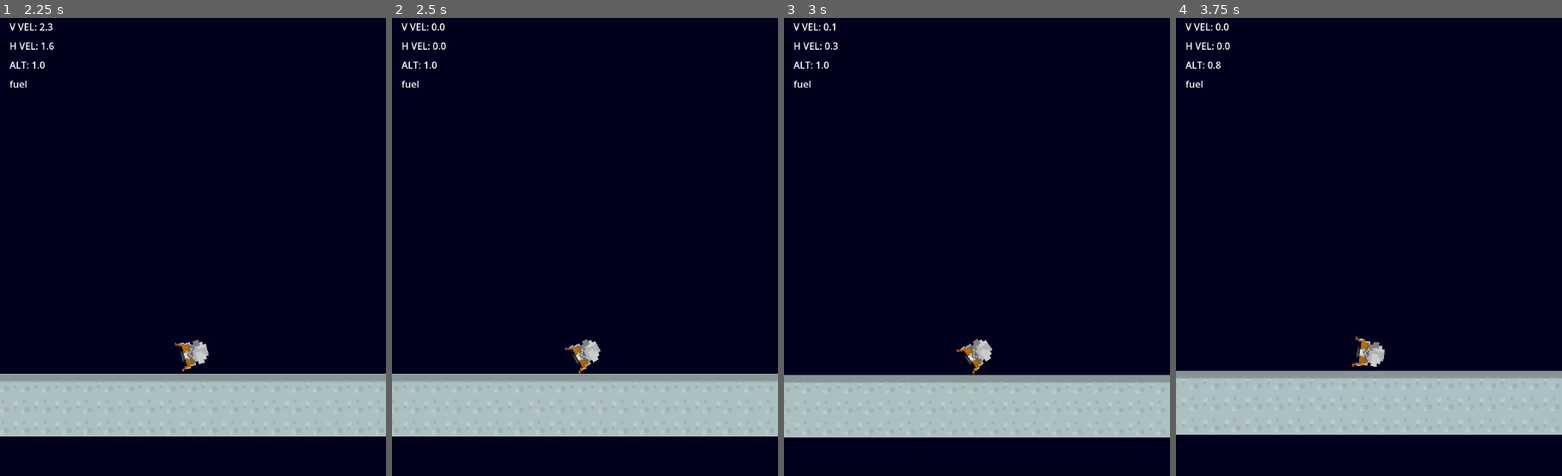
Above: before the commit, frames 1-4 (left to right).
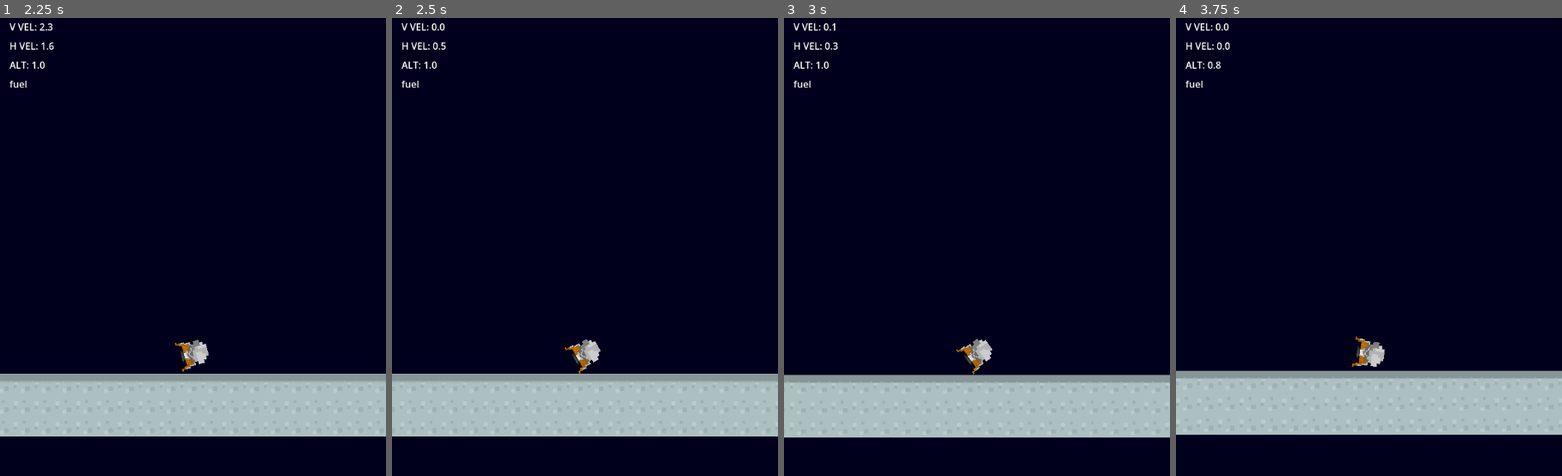
Above: after the commit, the same moments.

Repository: jakemeinershagen/lander
Game: Godot game, scene res://scenes/world.tscn
Two runs of this game, one before a commit and one after it. Both use one fixed random seed, a clock stepped at 60 frames per second and the inputs below.
Inputs (mouse positions are in pixels of both pictures, inside the frame that each line leads up to):
- Up to frame 1 (2.25 s): move the mouse to (277, 320) at 0.52 s; hold Space (burn) 0.53-1.28 s; hold Right (roll_right) 0.53-2.03 s; move the mouse to (115, 388) at 1.27 s; tap Mouse wheel up (zoom_in) at 1.35 s; move the mouse to (231, 201) at 2.02 s; hold A (roll_left) from 2.03 s (still down); tap Mouse wheel down (zoom_out) at 2.1 s
- Up to frame 2 (2.5 s): keep holding A (roll_left)
- Up to frame 3 (3 s): move the mouse to (outside the picture) at 2.77 s; release A (roll_left) at 2.78 s; hold Right (roll_right) from 2.78 s (still down); tap Space (burn) at 2.85 s
- Up to frame 4 (3.75 s): keep holding Right (roll_right); move the mouse to (1484, 457) at 3.52 s; tap Mouse wheel up (zoom_in) at 3.6 s

Frame 1 is identical in both runs. In frame 2, 0.2% of the frame differs, in the area x 0-98%, y 5-91%; in frame 3, 0.2%; in frame 4, 0.2%, in the area x 0-98%, y 78-91%.

Commit message:
start on land and crash

Diff:
--- a/project.godot
+++ b/project.godot
@@ -60,6 +60,7 @@
 [layer_names]
 
 2d_physics/layer_1="TileMap"
+2d_physics/layer_2="Player"
 
 [physics]
 
--- a/scenes/player.tscn
+++ b/scenes/player.tscn
@@ -1,11 +1,20 @@
-[gd_scene load_steps=4 format=3 uid="uid://djws51ielo1ar"]
+[gd_scene load_steps=6 format=3 uid="uid://djws51ielo1ar"]
 
 [ext_resource type="Script" path="res://scripts/player.gd" id="1_w5whq"]
 [ext_resource type="Texture2D" uid="uid://h01asul4ghhi" path="res://assets/Lunar Lander Only.png" id="2_gn1ro"]
 
 [sub_resource type="RectangleShape2D" id="RectangleShape2D_a5atk"]
 
+[sub_resource type="CapsuleShape2D" id="CapsuleShape2D_x0l7i"]
+radius = 4.0
+height = 100.0
+
+[sub_resource type="CapsuleShape2D" id="CapsuleShape2D_5aypx"]
+radius = 4.0
+height = 98.0
+
 [node name="Ship" type="CharacterBody2D"]
+collision_layer = 2
 script = ExtResource("1_w5whq")
 
 [node name="Sprite2D" type="Sprite2D" parent="."]
@@ -18,3 +27,35 @@
 
 [node name="Camera2D" type="Camera2D" parent="."]
 zoom = Vector2(0.5, 0.5)
+
+[node name="SuccessHitbox" type="Area2D" parent="."]
+collision_layer = 2
+
+[node name="CollisionShape2D" type="CollisionShape2D" parent="SuccessHitbox"]
+position = Vector2(0, 50)
+rotation = -1.57079
+shape = SubResource("CapsuleShape2D_x0l7i")
+debug_color = Color(0.7, 0.65625, 0, 0.42)
+
+[node name="FailHitbox" type="Area2D" parent="."]
+collision_layer = 2
+
+[node name="CollisionShape2D" type="CollisionShape2D" parent="FailHitbox"]
+position = Vector2(-48, -3)
+shape = SubResource("CapsuleShape2D_5aypx")
+debug_color = Color(0.7, 0, 0, 0.42)
+
+[node name="CollisionShape2D2" type="CollisionShape2D" parent="FailHitbox"]
+position = Vector2(0, -50)
+rotation = 1.57079
+shape = SubResource("CapsuleShape2D_5aypx")
+debug_color = Color(0.7, 0, 0, 0.42)
+
+[node name="CollisionShape2D3" type="CollisionShape2D" parent="FailHitbox"]
+position = Vector2(48, -3)
+rotation = 3.14159
+shape = SubResource("CapsuleShape2D_5aypx")
+debug_color = Color(0.7, 0, 0, 0.42)
+
+[connection signal="body_entered" from="SuccessHitbox" to="." method="_on_success_hitbox_body_entered"]
+[connection signal="body_entered" from="FailHitbox" to="." method="_on_fail_hitbox_body_entered"]
--- a/scenes/world.tscn
+++ b/scenes/world.tscn
@@ -174,7 +174,7 @@
 [sub_resource type="TileSet" id="TileSet_p1p78"]
 tile_size = Vector2i(70, 70)
 physics_layer_0/collision_layer = 1
-physics_layer_0/collision_mask = 0
+physics_layer_0/collision_mask = 2
 sources/1 = SubResource("TileSetAtlasSource_jqycc")
 
 [node name="World" type="Node2D"]
--- a/scripts/player.gd
+++ b/scripts/player.gd
@@ -2,7 +2,7 @@
 
 const ROTATION_SPEED = 1.0
 const ACCEL = 7.0
-const FRICTION = .75
+const FRICTION = 0.1
 const SPEED = 300.0
 const JUMP_VELOCITY = -400.0
 const ZOOM_INCREMENT = 0.01 * Vector2.ONE
@@ -26,3 +26,13 @@
 		$Camera2D.zoom -= ZOOM_INCREMENT
 
 	move_and_slide()
+
+
+func _on_success_hitbox_body_entered(body: Node2D) -> void:
+	if body is TileMapLayer:
+		print("success")
+
+
+func _on_fail_hitbox_body_entered(body: Node2D) -> void:
+	if body is TileMapLayer:
+		print("fail")
Not shown, changed: README.md
